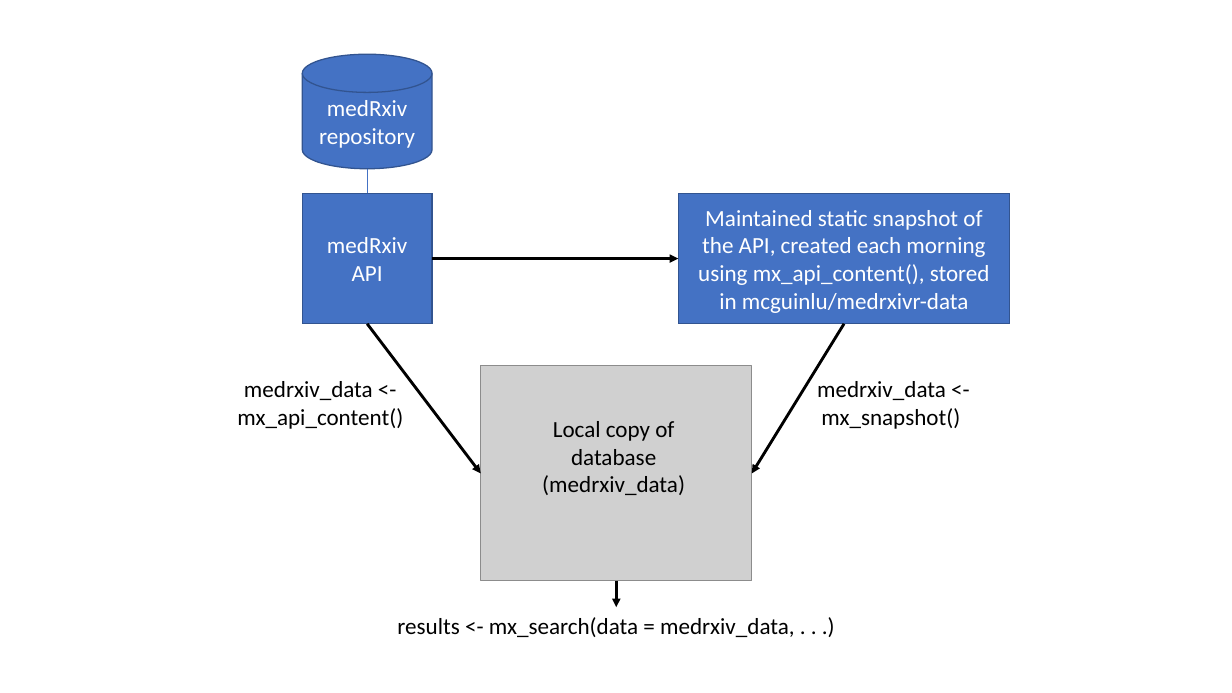
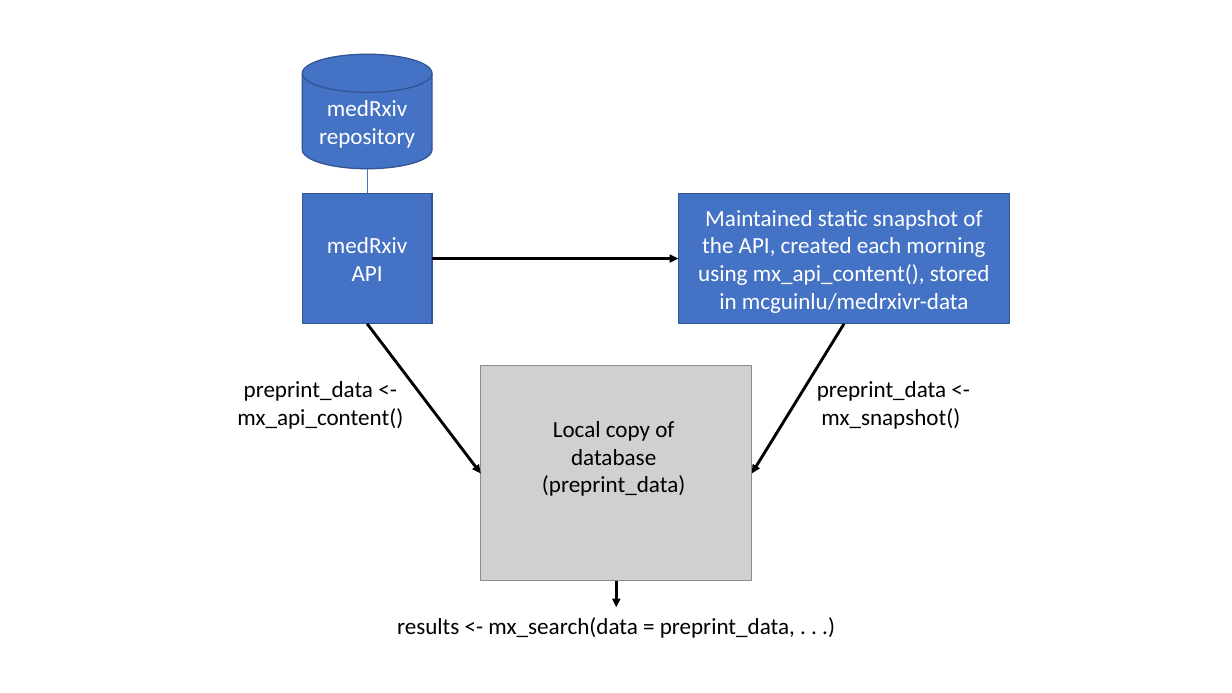
Before and after one commit to ropensci/medrxivr, a slide deck: slide 1 of vignettes/figs/data_sources.pptx. Drawn at 1232x693 pixels with LibreOffice and Linux fonts; fonts in the diff are those of the drawing; grey boxes stand for pictures. Boxes give left, top, right and bottom in pixels: in the first picture for what was removed or moved away, otherwise in the second. Text is boxed around its words. In the diff, an @@ line names an element or a change of style, - is before the commit and + after.

```diff
--- a/vignettes/figs/data_sources.pptx
+++ b/vignettes/figs/data_sources.pptx
@@ text at (x1=237, y1=381, x2=403, y2=429): text changed @@
-medrxiv_data <- mx_api_content()
+preprint_data <- mx_api_content()
@@ text at (x1=817, y1=381, x2=960, y2=429): text changed @@
-medrxiv_data <- mx_snapshot()
+preprint_data <- mx_snapshot()
@@ text at (x1=542, y1=475, x2=685, y2=496): text changed @@
-(medrxiv_data)
+(preprint_data)
@@ text at (x1=397, y1=617, x2=795, y2=638): text changed @@
-results <- mx_search(data = medrxiv_data, . . .)
+results <- mx_search(data = preprint_data, . . .)
```
Also in this commit, not shown: 4 other files.
